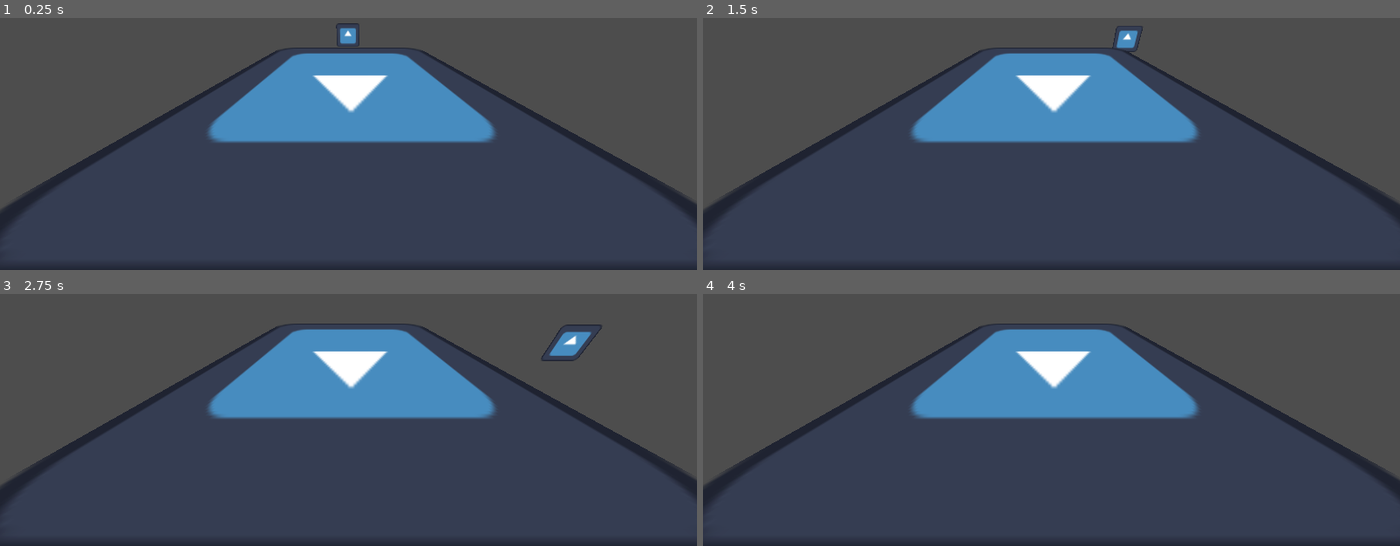
Above: before the commit, frames 1-4 (two rows, left to right).
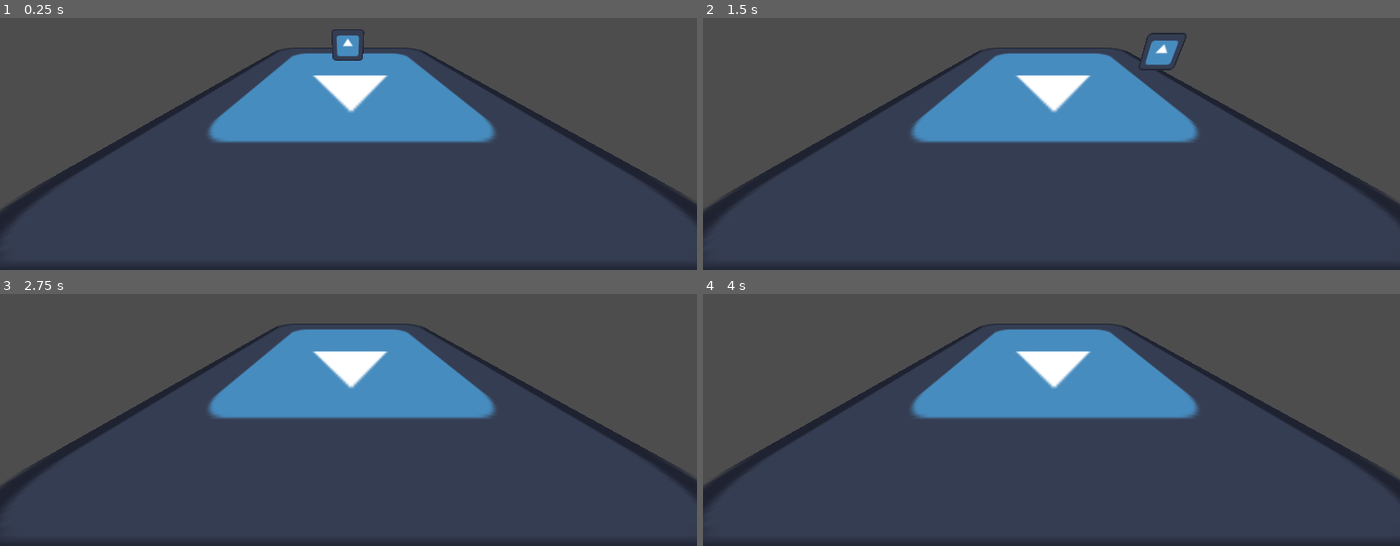
Above: after the commit, the same moments.

Repository: Glitch9wave/test-repository
Game: Godot game, scene res://node_3d.tscn
The game is run twice, just before and just after one commit, with the same random seed, the same clock (stepped at 60 frames per second) and the same inputs. The engine's default icon, where the game draws it, is replaced by a stand-in: a white triangle on a blue panel in a dark square.
Inputs:
- Up to frame 1 (0.25 s): no input
- Up to frame 2 (1.5 s): tap Enter (ui_accept) at 0.5, 0.77 s; hold Right (ui_right) 0.53-1.28 s; hold Down (ui_down) from 1.28 s (still down)
- Up to frame 3 (2.75 s): tap Enter (ui_accept) at 1.52 s; release Down (ui_down) at 2.03 s; hold Right (ui_right) from 2.03 s (still down)
- Up to frame 4 (4 s): release Right (ui_right) at 2.78 s; hold Up (ui_up) 2.78-3.53 s; tap Enter (ui_accept) at 3.02, 3.5, 3.77 s; hold Left (ui_left) from 3.53 s (still down)

The runs differ from the first frame. In frame 1, 0.4% of the frame differs, in the area x 47-53%, y 2-17%; in frame 2, 0.8%, in the area x 58-70%, y 3-21%; in frame 3, 0.5%; in frame 4, nothing differs.

Commit message:
change king pos

Diff:
--- a/polygon/node_3d.tscn
+++ b/polygon/node_3d.tscn
@@ -25,7 +25,7 @@
 shape = SubResource("SphereShape3D_xtrtn")
 
 [node name="Sprite3D" type="Sprite3D" parent="CharacterBody3D"]
-transform = Transform3D(1, 0, 0, 0, 1, 0, 0, 0, 1, 0, 0.96433, 0)
+transform = Transform3D(1, 0, 0, 0, 1, 0, 0, 0, 1, 0, 0.96433, 2.37776)
 texture = ExtResource("1_pqs0w")
 
 [node name="CharacterBody3D2" type="CharacterBody3D" parent="."]
